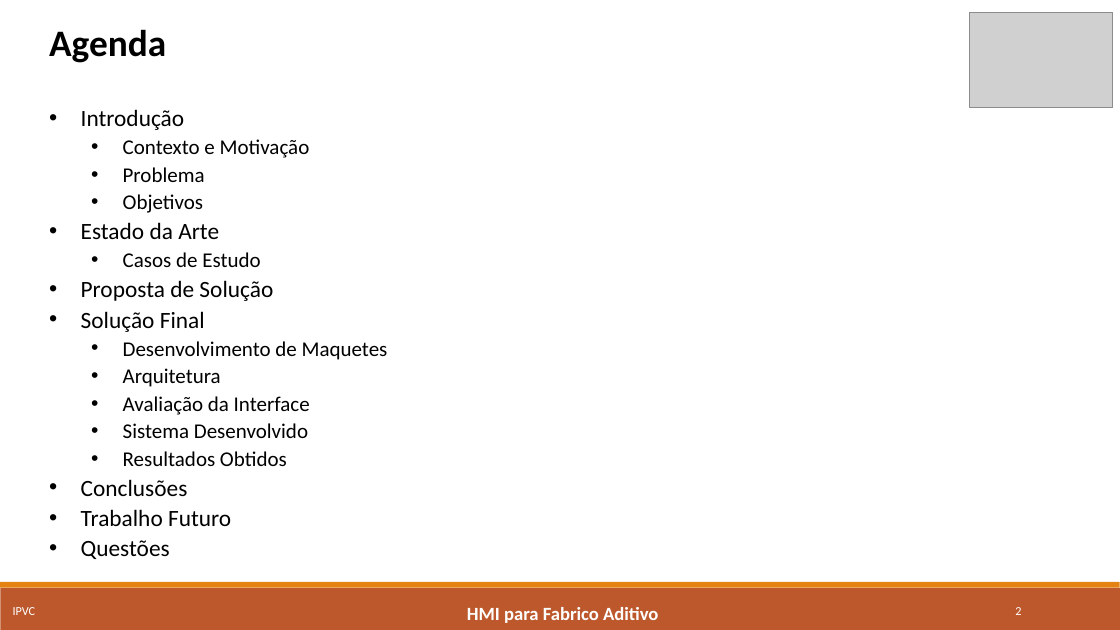
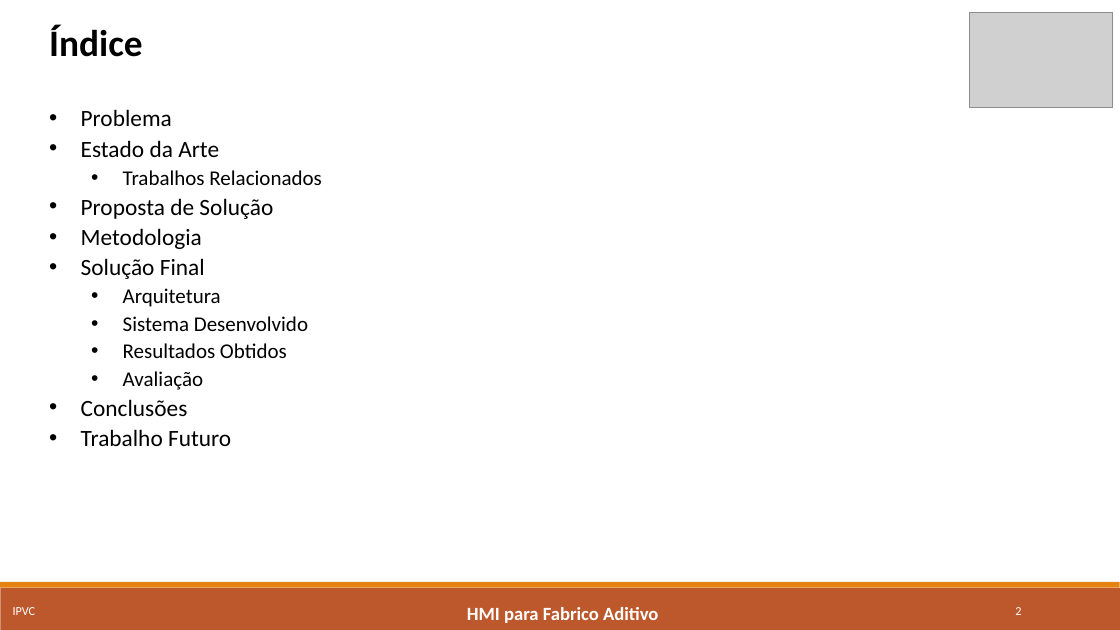
Before and after one commit to marcorlsrodrigues/projeto, a slide deck: slide 2 of Apresentacao_Final_MarcoRodrigues4652.pptx. Drawn at 1120x630 pixels with LibreOffice and Linux fonts; fonts in the diff are those of the drawing; grey boxes stand for pictures. Boxes give left, top, right and bottom in pixels: in the first picture for what was removed or moved away, otherwise in the second. Text is boxed around its words. In the diff, an @@ line names an element or a change of style, - is before the commit and + after.

```diff
--- a/Apresentacao_Final_MarcoRodrigues4652.pptx
+++ b/Apresentacao_Final_MarcoRodrigues4652.pptx
@@ text at (49,25,143,57): text changed; size 18 to 32 pt; bold on @@
-Agenda
-• Introdução
-  • Contexto e Motivação
+Índice
@@ text at (81,109,172,126): size 18 to 20 pt in "Problema"; list level 2 to 1 in "Problema" @@
@@ text at (123,170,321,185): text changed @@
-  • Casos de Estudo
+  • Trabalhos Relacionados
@@ text at (123,194,204,213): paragraph removed @@
-  • Objetivos
@@ text at (81,228,202,249): paragraph added @@
+• Metodologia
@@ text at (123,341,388,360): paragraph removed @@
-  • Desenvolvimento de Maquetes
@@ text at (123,371,204,390): paragraph added @@
+  • Avaliação
@@ text at (123,396,310,415): paragraph removed @@
-  • Avaliação da Interface
@@ text at (81,540,170,559): paragraph removed @@
-• Questões
```
Also in this commit, not shown: 15 other slides changed, 8 slides removed, 2 other files.
